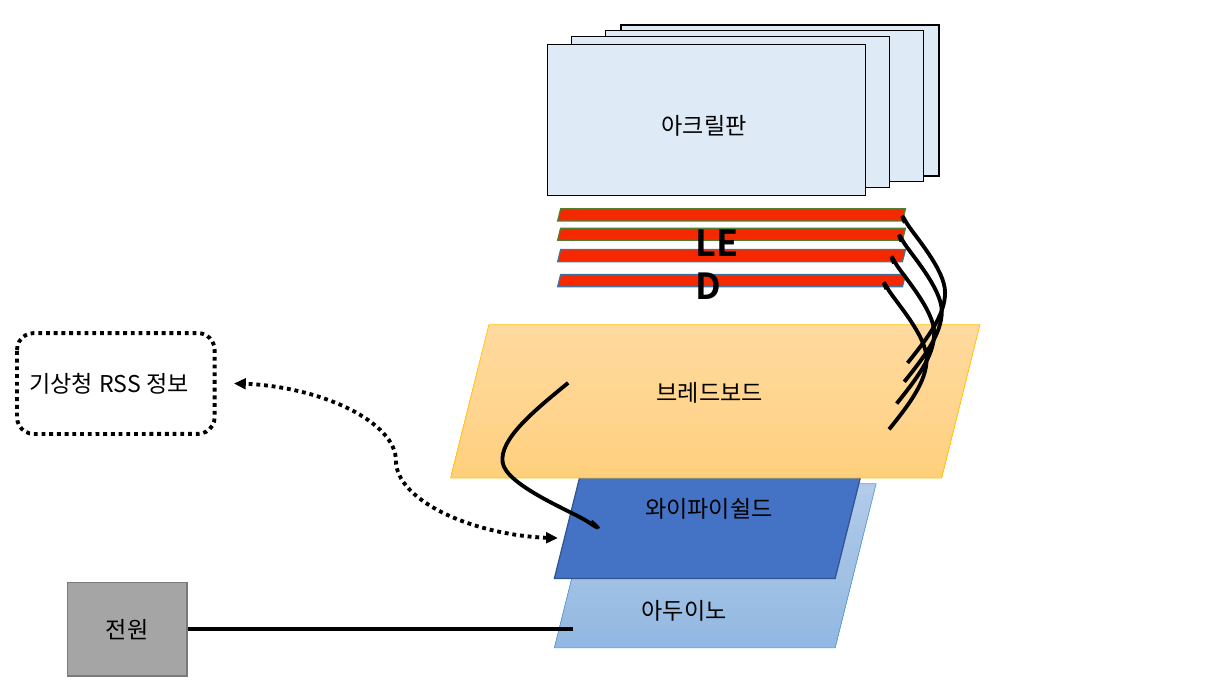
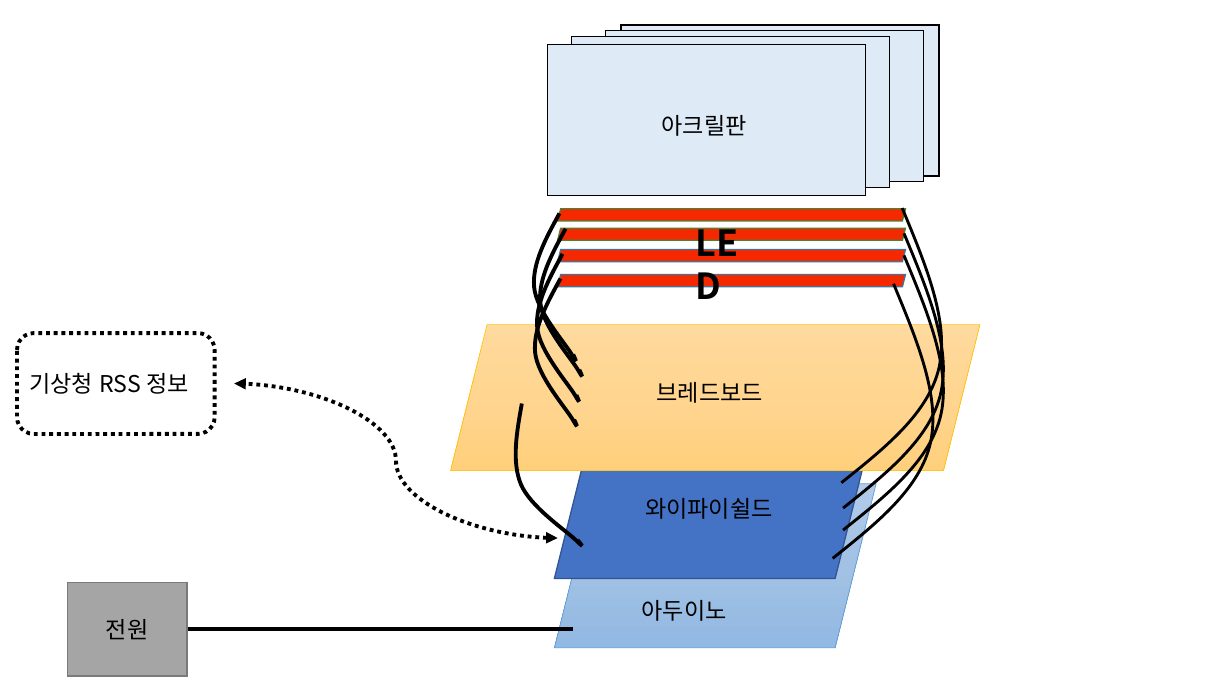
Before and after one commit to kutmicro/2013136074, a slide deck: slide 1 of 구성도.pptx. Drawn at 1232x693 pixels with LibreOffice and Linux fonts; fonts in the diff are those of the drawing. Boxes give left, top, right and bottom in pixels: in the first picture for what was removed or moved away, otherwise in the second. Text is boxed around its words. In the diff, an @@ line names an element or a change of style, - is before the commit and + after.

```diff
--- a/구성도.pptx
+++ b/구성도.pptx
@@ freeform shape added at <box>842,208,943,482</box>, outline #000000 2.25 pt @@
@@ rotation 0 to 175 degrees; outline redrawn in 4 elements at <box>529,278,577,429</box>, <box>532,254,580,405</box>, <box>535,228,583,379</box>, <box>528,213,576,364</box> @@
@@ freeform shape added at <box>844,234,945,508</box>, outline #000000 2.25 pt @@
@@ freeform shape added at <box>844,255,945,530</box>, outline #000000 2.25 pt @@
@@ freeform shape added at <box>833,284,933,558</box>, outline #000000 2.25 pt @@
@@ parallelogram: place and size @@
-parallelogram at <box>451,324,981,478</box>
+parallelogram at <box>451,324,981,470</box>
@@ freeform shape at <box>493,402,582,558</box>: rotation 172 to 158 degrees; outline redrawn @@
```
Also in this commit, not shown: 1 other file.
